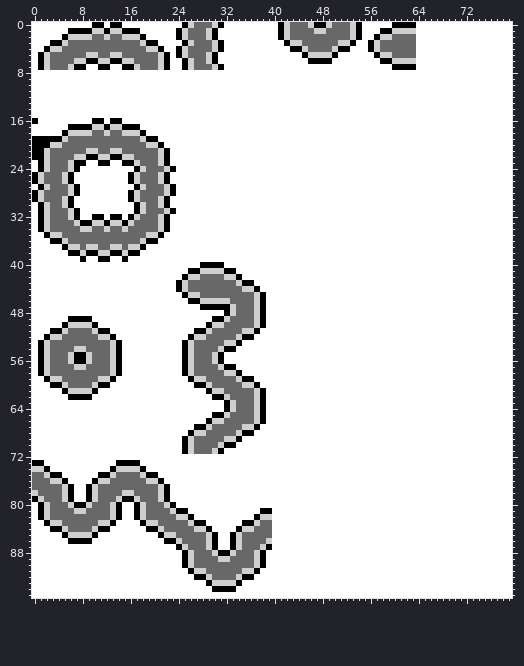
Pixel-art file: gfx/snake_body.aseprite. The picture above is the old version.
80x96 pixels, 1 frame.
The result:
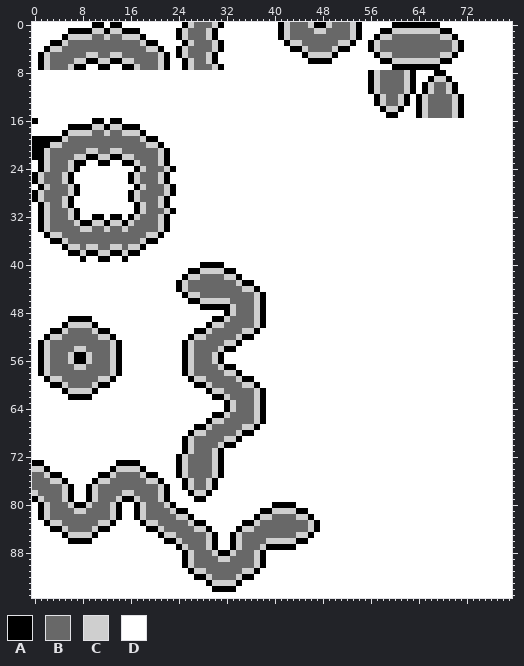
Palette (. is transparent): A #000000  B #686868  C #cfcfcf  D #ffffff
Commit message: Set matching tail tile when moving.
Changes in this commit:
Layer "Sprites":
Colour D becomes colour A in row 0 at x 64 to 67; in row 1 at x 68 to 69; in row 2 at x 70; in rows 3 to 4 at x 71; in row 5 at x 70; in row 6 at x 68 to 69.
Colour D becomes colour A in row 7 at x 64 to 67; in row 8 at x 56, 63 and 67 to 68; in row 9 at x 56, 63, 66 and 69; in rows 10 to 11 at x 56, 63, 65 and 70; in rows 12 to 13 at x 57, 62, 64 and 71; in row 14 at x 58, 61, 64 and 71.
Colour D becomes colour A in row 15 at x 59 to 60, 64 and 71; in rows 72 to 75 at x 24 and 31; in rows 76 to 77 at x 25 and 30; in row 78 at x 26 and 29; in row 79 at x 27 to 28; in row 80 at x 40 to 43.
Colour D becomes colour A in row 81 at x 44 to 45; in row 82 at x 46; in rows 83 to 84 at x 47; in row 85 at x 46; in row 86 at x 44 to 45; in row 87 at x 40 to 43.
Colour D becomes colour B in row 2 at x 64 to 67; in rows 3 to 4 at x 64 to 69; in row 5 at x 64 to 67; in rows 8 to 9 at x 58 to 61; in rows 10 to 11 at x 58 to 61 and 67 to 68; in rows 12 to 13 at x 59 to 60 and 66 to 69.
Colour D becomes colour B in rows 14 to 15 at x 66 to 69; in rows 72 to 75 at x 26 to 29; in rows 76 to 77 at x 27 to 28; in row 82 at x 40 to 43; in rows 83 to 84 at x 40 to 45; in row 85 at x 40 to 43.
Colour D becomes colour C in row 1 at x 64 to 67; in row 2 at x 68 to 69; in rows 3 to 4 at x 70; in row 5 at x 68 to 69; in row 6 at x 64 to 67; in row 8 at x 57 and 62.
Colour D becomes colour C in row 9 at x 57, 62 and 67 to 68; in rows 10 to 11 at x 57, 62, 66 and 69; in rows 12 to 13 at x 58, 61, 65 and 70; in row 14 at x 59 to 60, 65 and 70; in row 15 at x 65 and 70; in rows 72 to 75 at x 25 and 30.
Colour D becomes colour C in rows 76 to 77 at x 26 and 29; in row 78 at x 27 to 28; in row 81 at x 40 to 43; in row 82 at x 44 to 45; in rows 83 to 84 at x 46; in row 85 at x 44 to 45.
Colour D becomes colour C in row 86 at x 40 to 43.
Boxes around the changes in both pictures, in picture pixels (x1, y1, x2, y2):
changed: (368, 22, 464, 118)
changed: (176, 454, 224, 502)
changed: (272, 502, 320, 550)
